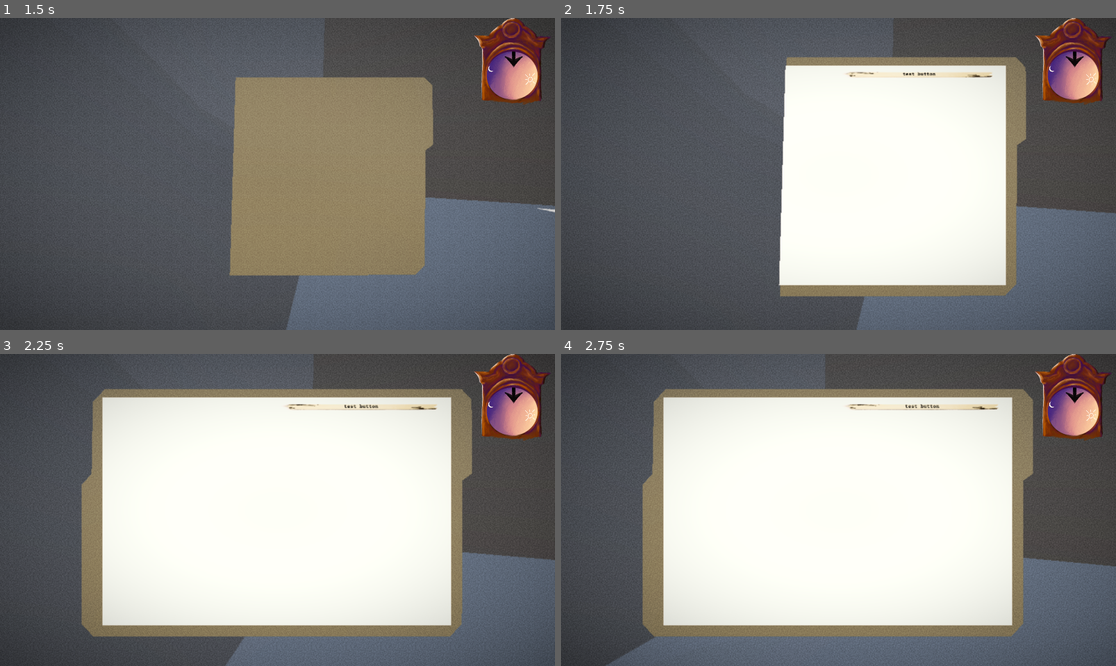
Above: before the commit, frames 1-4 (two rows, left to right).
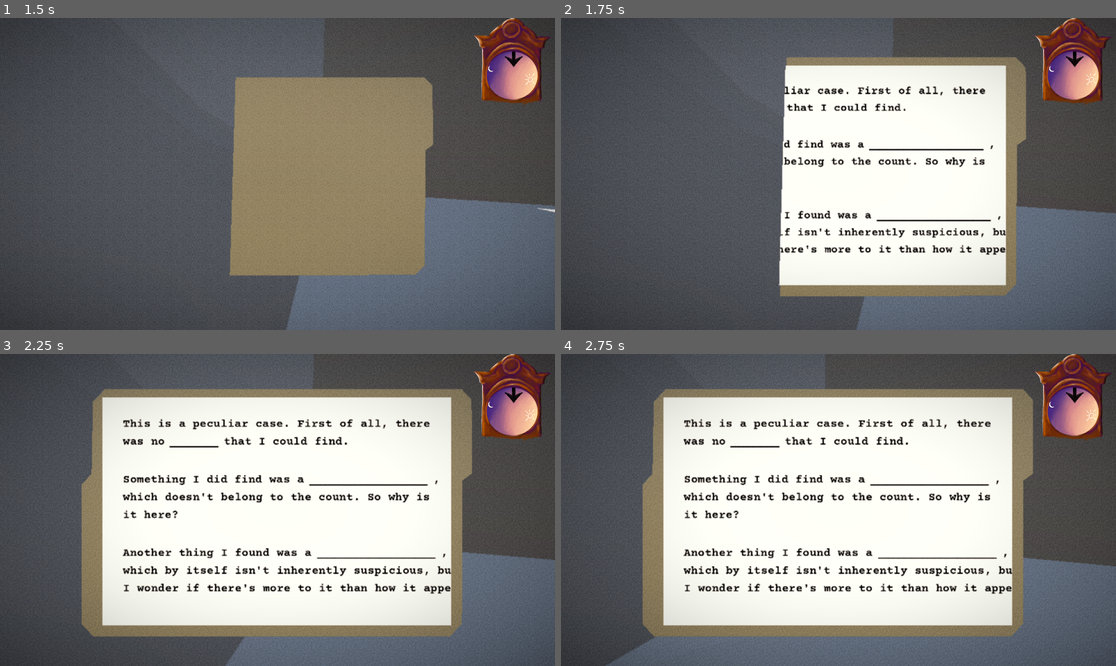
Above: after the commit, the same moments.

Repository: SDarkMagic/Count-Down
Game: Godot game, scene res://scn/debug_world.tscn
The game is run twice, just before and just after one commit, with the same random seed, the same clock (stepped at 60 frames per second) and the same inputs.
Inputs (mouse positions are in pixels of both pictures, inside the frame that each line leads up to):
- Up to frame 1 (1.5 s): tap Enter (ui_accept) at 0.5, 0.77 s; move the mouse to (305, 174) at 0.52 s; hold W (move_forward) from 0.53 s (still down); tap E (interact) at 0.6 s; move the mouse to (249, 174) at 1.27 s; tap Tab (open_evidence) at 1.35 s
- Up to frame 2 (1.75 s): keep holding W (move_forward); tap Enter (ui_accept) at 1.52 s
- Up to frame 3 (2.25 s): move the mouse to (333, 441) at 2.02 s; release W (move_forward) at 2.03 s; press the mouse at (333, 441) at 2.03 s; hold D (move_right) from 2.03 s (still down)
- Up to frame 4 (2.75 s): keep holding D (move_right)

Frame 1 is identical in both runs. In frame 2, 3.1% of the frame differs, in the area x 39-81%, y 17-76%; in frame 3, 5.0%, in the area x 22-82%, y 16-77%; in frame 4, 5.0%.

Commit message:
Squashed commit of the following:
commit e586dab27b9d55fe4fe2958e071ce2187be54bf2
Author: Mo <mouseychu@gmail.com>
Date:   Sun Jul 26 09:16:14 2026 -0400

    Mad lib board set up

commit 6767111f27996700130205fb89eff10caa665d20
Merge: c0163b5 111a92c
Author: SDarkMagic <60792071+SDarkMagic@users.noreply.github.com>
Date:   Sun Jul 26 08:22:52 2026 -0400

    Merge branch 'main' into inventory

commit c0163b52a35b98e126e0b088cd9c739848785946
Author: SDarkMagic <60792071+SDarkMagic@users.noreply.github.com>
Date:   Sun Jul 26 08:11:20 2026 -0400

    Add check for if evidence is actually good in the signal

commit 78f98c19267b300a8222f115817e2dc638816be6
Author: SDarkMagic <60792071+SDarkMagic@users.noreply.github.com>
Date:   Sat Jul 25 14:35:56 2026 -0400

    Add scaffolding for system to change evidence board item text color when a good piece of evidence is found

commit ce56a5a4934ac5091dea78f4d5306c95a51665c1
Merge: f70a73c ba65f65
Author: SDarkMagic <60792071+SDarkMagic@users.noreply.github.com>
Date:   Sat Jul 25 14:16:21 2026 -0400

    Merge branch 'main' into inventory

commit f70a73c416025307650e419545624578212108bc
Author: Mo <mouseychu@gmail.com>
Date:   Fri Jul 24 21:56:54 2026 -0400

    Fixed what I removed accidentally

commit 7c89d6b27bd9782050d2c8b80c86f8d0222392ea
Merge: ab59a73 4be26e8
Author: Mo <mouseychu@gmail.com>
Date:   Fri Jul 24 21:30:38 2026 -0400

    Merge branch 'main' into inventory

commit ab59a73c7678ecdb19f5e63fa79c35c69a8cd305
Author: Mo <mouseychu@gmail.com>
Date:   Fri Jul 24 21:29:07 2026 -0400

    drag and drop working

    drag and drop working, beginning to work on moving button with drag

commit 180044f05c0087aca5512e857800509766530f4d
Author: Mo <mouseychu@gmail.com>
Date:   Fri Jul 24 01:37:50 2026 -0400

    began implementation of drag/drop

    began implementation of drag/drop

Diff:
--- a/ent/candlestick.tscn
+++ b/ent/candlestick.tscn
@@ -14,6 +14,7 @@
 interactable_component = NodePath("InteractableComponent")
 materials_to_outline = Array[int]([0, 1])
 dialogue_box = NodePath("DialogueBox")
+evidence_board_key = &"candlestick"
 metadata/_custom_type_script = "uid://bt43q4wkb151t"
 
 [node name="MeshInstance3D" type="MeshInstance3D" parent="." unique_id=80165982]
--- a/ent/evidence_board_display.tscn
+++ b/ent/evidence_board_display.tscn
@@ -2,6 +2,8 @@
 
 [ext_resource type="PackedScene" uid="uid://dhtmgu2k5j7de" path="res://ent/evidence_card.tscn" id="1_3tc2g"]
 [ext_resource type="Script" uid="uid://d2r8ps5b1kcyu" path="res://script/evidence_board_display.gd" id="1_mnyor"]
+[ext_resource type="PackedScene" uid="uid://c68ninjoyj3yw" path="res://ent/mad_lib.tscn" id="2_fdrd7"]
+[ext_resource type="Theme" uid="uid://bsawtooyh4tde" path="res://ui/evidence_board.theme" id="3_7a7xl"]
 
 [node name="EvidenceBoardDisplay" type="Control" unique_id=707370701]
 layout_mode = 3
@@ -20,28 +22,181 @@
 grow_horizontal = 2
 grow_vertical = 2
 
-[node name="MarginContainer" type="MarginContainer" parent="." unique_id=1948674215]
-layout_mode = 1
-anchors_preset = 15
-anchor_right = 1.0
-anchor_bottom = 1.0
-grow_horizontal = 2
-grow_vertical = 2
-theme_override_constants/margin_left = 20
-theme_override_constants/margin_top = 20
-theme_override_constants/margin_right = 20
-theme_override_constants/margin_bottom = 20
-
-[node name="HBoxContainer" type="HBoxContainer" parent="MarginContainer" unique_id=1913080311]
-layout_mode = 2
-
-[node name="VBoxContainer" type="VBoxContainer" parent="MarginContainer/HBoxContainer" unique_id=271497685]
-layout_mode = 2
-size_flags_horizontal = 3
-
-[node name="VBoxContainer2" type="VBoxContainer" parent="MarginContainer/HBoxContainer" unique_id=347092337]
-layout_mode = 2
-size_flags_horizontal = 3
-
-[node name="EvidenceCard" parent="MarginContainer/HBoxContainer/VBoxContainer2" unique_id=726009956 instance=ExtResource("1_3tc2g")]
-layout_mode = 2
+[node name="Control" type="Control" parent="." unique_id=479207306]
+anchors_preset = 0
+offset_top = 64.0
+offset_right = 56.0
+offset_bottom = 88.0
+
+[node name="MadLib2" parent="Control" unique_id=1840590631 instance=ExtResource("2_fdrd7")]
+custom_minimum_size = Vector2(25, 15)
+layout_mode = 0
+offset_left = 640.0
+offset_top = 176.0
+offset_right = 1032.0
+offset_bottom = 272.0
+theme = ExtResource("3_7a7xl")
+theme_type_variation = &"MadLib"
+text = "_________________"
+
+[node name="Label3" type="Label" parent="Control" unique_id=1310776268]
+layout_mode = 0
+offset_left = 64.0
+offset_top = 176.0
+offset_right = 640.0
+offset_bottom = 224.0
+theme = ExtResource("3_7a7xl")
+text = "Something I did find was a"
+
+[node name="Label6" type="Label" parent="Control" unique_id=144831801]
+layout_mode = 0
+offset_left = 64.0
+offset_top = 232.0
+offset_right = 1188.0
+offset_bottom = 280.0
+theme = ExtResource("3_7a7xl")
+text = "which doesn't belong to the count. So why is"
+
+[node name="Label7" type="Label" parent="Control" unique_id=1297701884]
+layout_mode = 0
+offset_left = 64.0
+offset_top = 288.0
+offset_right = 1188.0
+offset_bottom = 336.0
+theme = ExtResource("3_7a7xl")
+text = "it here? "
+
+[node name="Label5" type="Label" parent="Control" unique_id=2131139189]
+layout_mode = 0
+offset_left = 1024.0
+offset_top = 176.0
+offset_right = 1048.0
+offset_bottom = 224.0
+theme = ExtResource("3_7a7xl")
+text = ","
+
+[node name="EvidenceCard" parent="." unique_id=726009956 instance=ExtResource("1_3tc2g")]
+layout_mode = 0
+anchors_preset = 0
+anchor_left = 0.0
+anchor_top = 0.0
+anchor_right = 0.0
+anchor_bottom = 0.0
+offset_left = 1344.0
+offset_top = 48.0
+offset_right = 1862.0
+offset_bottom = 69.0
+grow_horizontal = 1
+grow_vertical = 1
+
+[node name="Label8" type="Label" parent="." unique_id=1757143022]
+layout_mode = 0
+offset_left = 64.0
+offset_top = 472.0
+offset_right = 1188.0
+offset_bottom = 520.0
+theme = ExtResource("3_7a7xl")
+text = "Another thing I found was a"
+
+[node name="MadLib3" parent="." unique_id=1778905151 instance=ExtResource("2_fdrd7")]
+custom_minimum_size = Vector2(25, 15)
+layout_mode = 0
+offset_left = 664.0
+offset_top = 472.0
+offset_right = 1056.0
+offset_bottom = 568.0
+theme = ExtResource("3_7a7xl")
+theme_type_variation = &"MadLib"
+text = "_________________"
+
+[node name="Label9" type="Label" parent="." unique_id=1360850266]
+layout_mode = 0
+offset_left = 1048.0
+offset_top = 472.0
+offset_right = 1072.0
+offset_bottom = 520.0
+theme = ExtResource("3_7a7xl")
+text = ","
+
+[node name="Label10" type="Label" parent="." unique_id=1711352997]
+layout_mode = 0
+offset_left = 64.0
+offset_top = 528.0
+offset_right = 1188.0
+offset_bottom = 576.0
+theme = ExtResource("3_7a7xl")
+text = "which by itself isn't inherently suspicious, but "
+
+[node name="Label11" type="Label" parent="." unique_id=280207328]
+layout_mode = 0
+offset_left = 64.0
+offset_top = 584.0
+offset_right = 1188.0
+offset_bottom = 632.0
+theme = ExtResource("3_7a7xl")
+text = "I wonder if there's more to it than how it appears..."
+
+[node name="ConclusionLabel1" type="Label" parent="." unique_id=1226818767]
+visible = false
+layout_mode = 0
+offset_left = 64.0
+offset_top = 776.0
+offset_right = 1210.0
+offset_bottom = 824.0
+theme = ExtResource("3_7a7xl")
+text = "Therefore: Maybe the count is still alive and in "
+
+[node name="ConclusionLabel2" type="Label" parent="." unique_id=424427339]
+visible = false
+layout_mode = 0
+offset_left = 64.0
+offset_top = 824.0
+offset_right = 1210.0
+offset_bottom = 872.0
+theme = ExtResource("3_7a7xl")
+text = "the house with me..."
+
+[node name="Control2" type="Control" parent="." unique_id=1240971232]
+anchors_preset = 0
+offset_top = 48.0
+offset_right = 40.0
+offset_bottom = 104.0
+
+[node name="MadLib" parent="Control2" unique_id=317813038 instance=ExtResource("2_fdrd7")]
+custom_minimum_size = Vector2(25, 15)
+layout_mode = 0
+offset_left = 208.0
+offset_top = 72.0
+offset_right = 384.0
+offset_bottom = 168.0
+theme = ExtResource("3_7a7xl")
+text = "_______"
+
+[node name="Label2" type="Label" parent="Control2" unique_id=1466498559]
+layout_mode = 0
+offset_left = 376.0
+offset_top = 72.0
+offset_right = 816.0
+offset_bottom = 120.0
+theme = ExtResource("3_7a7xl")
+text = "that I could find. "
+
+[node name="Label" type="Label" parent="Control2" unique_id=281666913]
+layout_mode = 0
+offset_left = 64.0
+offset_top = 72.0
+offset_right = 240.0
+offset_bottom = 120.0
+theme = ExtResource("3_7a7xl")
+text = "was no "
+
+[node name="Label4" type="Label" parent="Control2" unique_id=804331602]
+layout_mode = 0
+offset_left = 64.0
+offset_top = 16.0
+offset_right = 1188.0
+offset_bottom = 64.0
+theme = ExtResource("3_7a7xl")
+text = "This is a peculiar case. First of all, there "
+
+[connection signal="is_dragged" from="EvidenceCard" to="Control2/MadLib" method="_on_evidence_card_is_dragged"]
--- a/ent/evidence_card.tscn
+++ b/ent/evidence_card.tscn
@@ -17,5 +17,7 @@
 grow_horizontal = 2
 grow_vertical = 2
 theme = ExtResource("1_n5bno")
-text = "test button"
+text = "body"
 script = ExtResource("1_wl8mo")
+positive_evidence_color = Color(0.15058999, 0.74, 0.1406, 1)
+negative_evidence_color = Color(0.73, 0.25550002, 0.25550002, 1)
--- /dev/null
+++ b/ent/mad_lib.tscn
@@ -0,0 +1,11 @@
+[gd_scene format=3 uid="uid://c68ninjoyj3yw"]
+
+[ext_resource type="Script" path="res://script/mad_lib.gd" id="1_bji7e"]
+[ext_resource type="FontFile" uid="uid://dglqilxya3v0x" path="res://fnt/CourierPrime-Bold.ttf" id="1_o88y6"]
+
+[node name="MadLib" type="RichTextLabel" unique_id=1840590631]
+offset_right = 1.0
+theme_override_colors/default_color = Color(0, 0, 0, 1)
+theme_override_fonts/normal_font = ExtResource("1_o88y6")
+theme_override_font_sizes/normal_font_size = 36
+script = ExtResource("1_bji7e")
--- a/script/evidence_board_display.gd
+++ b/script/evidence_board_display.gd
@@ -1,10 +1,19 @@
 extends Control
 
+# @onready var node = $MadLib
 
 # Called when the node enters the scene tree for the first time.
 func _ready() -> void:
-	pass # Replace with function body.
+	GlobalSignals.connect('find_evidence', evidence_found)
 
+func evidence_found(evidence_key: StringName, is_good_evidence: bool) -> void:
+	var nodes: Array[Node] = find_children('*', 'EvidenceCard')
+	for node: EvidenceCard in nodes:
+		if node.evidence_key == evidence_key:
+			if is_good_evidence:
+				node.add_theme_color_override('font_color', node.positive_evidence_color)
+			else:
+				node.add_theme_color_override('font_color', node.negative_evidence_color)
 
 # Called every frame. 'delta' is the elapsed time since the previous frame.
 func _process(delta: float) -> void:
--- a/script/evidence_card.gd
+++ b/script/evidence_card.gd
@@ -1,15 +1,34 @@
 class_name EvidenceCard
 extends Button
+signal is_dragged(EvidenceCard)
 
-
+@export var evidence_key: StringName
+@export var positive_evidence_color: Color
+@export var negative_evidence_color: Color
 
 # Called when the node enters the scene tree for the first time.
 func _ready() -> void:
 	#%Label.text = text
 	return
 
-
-
 # Called every frame. 'delta' is the elapsed time since the previous frame.
 func _process(delta: float) -> void:
+	# set nodes position to be mouse position?
+	#position = get_viewport().get_mouse_position()
+	#print(get_viewport().get_mouse_position())
 	pass
+
+func _get_drag_data(at_position: Vector2) -> Variant:
+	#print(self.text)
+	is_dragged.emit(self)
+	print(at_position)
+	#set_drag_preview(self)
+	return self
+
+func _on_evidence_card_is_dragged(data: EvidenceCard) -> void:
+	print("signal received")
+
+	#var drag_data := data as EvidenceCard
+	#label.text = drag_data.text
+	#print("signal funct: ", text)
+	pass # Replace with function body.
--- a/script/evidence_item.gd
+++ b/script/evidence_item.gd
@@ -40,4 +40,5 @@
 
 func _on_interactable_component_interacted() -> void:
 	dialogue_box.begin_linear_dialogue()
+	GlobalSignals.emit_signal('find_evidence', evidence_board_key)
 	interactable_component.can_interact = false
--- a/script/global_signals.gd
+++ b/script/global_signals.gd
@@ -1,6 +1,7 @@
 extends Node
 
 signal decrease_time_limit(delta: int)
+signal find_evidence(key: StringName, good_evidence: bool)
 signal update_clock(time_remaining: int, time_limit: int)
 signal hide_clock()
 signal show_clock()
--- /dev/null
+++ b/script/mad_lib.gd
@@ -0,0 +1,35 @@
+class_name MadLib
+extends RichTextLabel
+
+# Called when the node enters the scene tree for the first time.
+func _ready() -> void:
+
+	pass # Replace with function body.
+
+
+# Called every frame. 'delta' is the elapsed time since the previous frame.
+func _process(delta: float) -> void:
+	pass
+
+func _can_drop_data(at_position: Vector2, data: Variant) -> bool:
+	if !data is EvidenceCard: return false
+	var drag_data := data as EvidenceCard
+	#print("candropdata")
+	return true #validation will probably be here
+
+func _drop_data(at_position: Vector2, data: Variant) -> void:
+	#if !data is EvidenceCard: return
+	print("drop data")
+	var drag_data := data as EvidenceCard
+	text = drag_data.text
+	print("label: ", text)
+	#print(label.text)
+
+
+
+#func _on_evidence_card_is_dragged(data: EvidenceCard) -> void:
+	#print("signal received")
+	#var drag_data := data as EvidenceCard
+	#label.text = drag_data.text
+	#print("signal funct: ", text)
+	#pass # Replace with function body.
Not shown, added: script/mad_lib.gd.uid
Binary file changed: ui/evidence_board.theme
